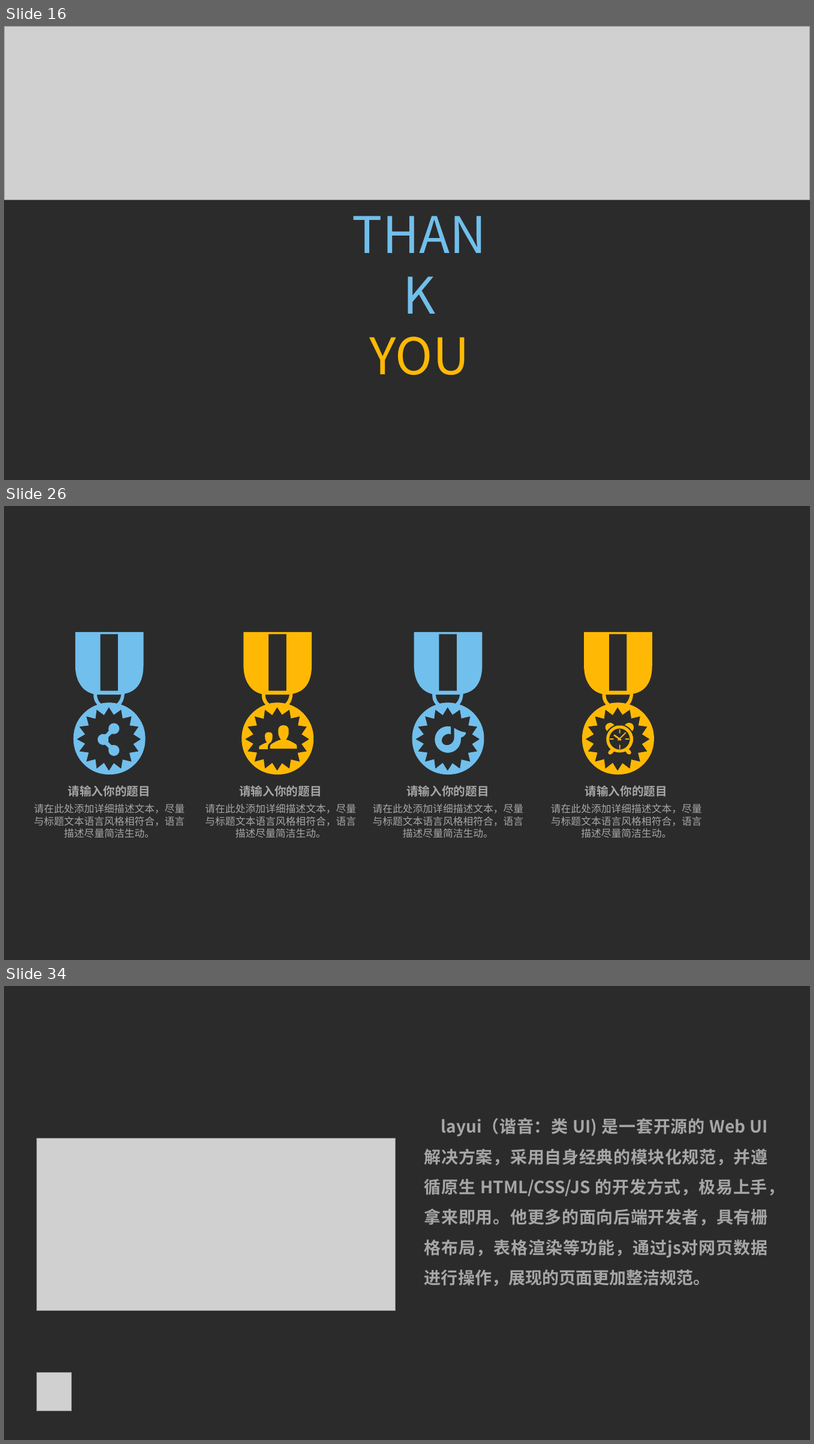
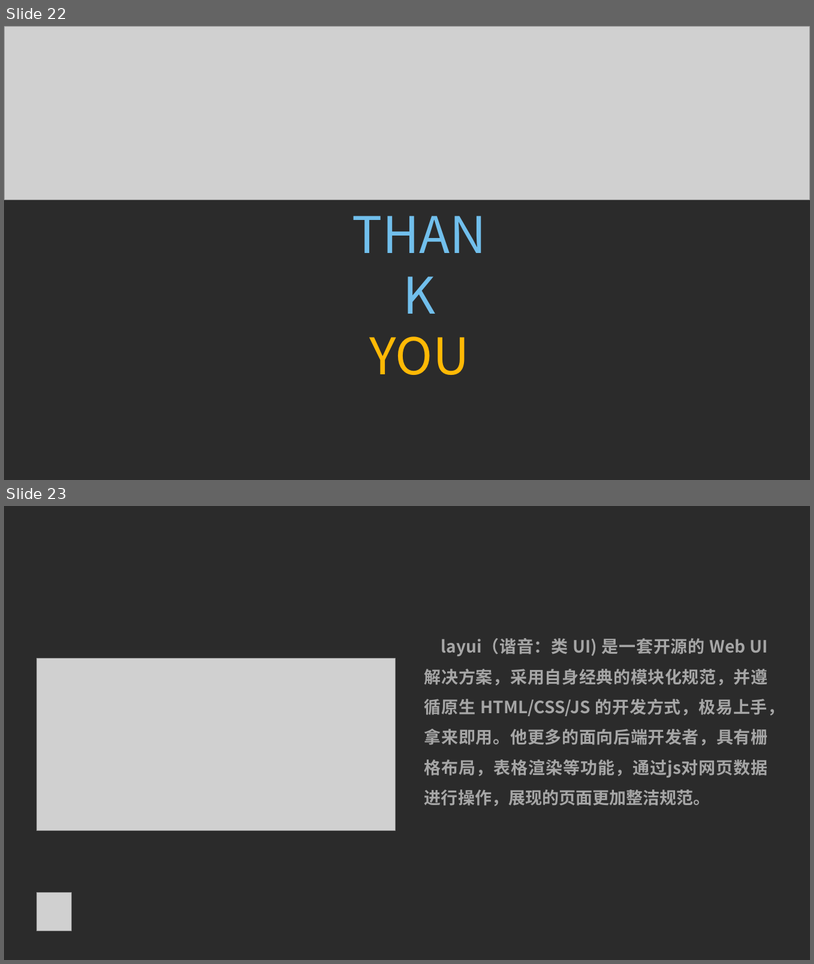
Before and after one commit to HolyShiftt/teach, a slide deck: document/中期答辩.pptx. Shown one above the other, each under a label of ours: slides 16, 26 and 34 before the commit, slides 22 and 23 after it; the slides between them are not shown. The pictures are 814x1444 and 814x964 pixels, drawn with LibreOffice and Linux fonts; fonts in the diff are those of the drawing; grey boxes stand for pictures; background and template pictures are left out; a plain dark background stands for a picture behind light text. Boxes give left, top, right and bottom in pixels: in the first picture for what was removed or moved away, otherwise in the second. Text is boxed around its words. In the diff, an @@ line names an element or a change of style, - is before the commit and + after.

```diff
--- a/document/中期答辩.pptx
+++ b/document/中期答辩.pptx
@@ slide 26 removed at bbox=[4, 506, 810, 960], background picture (left out) @@
@@ freeform shape removed at bbox=[74, 632, 146, 774] @@
@@ freeform shape removed at bbox=[242, 632, 314, 774] @@
@@ freeform shape removed at bbox=[413, 632, 485, 774] @@
@@ freeform shape removed at bbox=[98, 723, 120, 756] @@
@@ freeform shape removed at bbox=[259, 732, 273, 749] @@
@@ freeform shape removed at bbox=[270, 725, 297, 748] @@
@@ freeform shape removed at bbox=[435, 726, 468, 753] @@
@@ group removed at bbox=[582, 632, 654, 774]: 9 freeform shapes @@
@@ text removed at bbox=[68, 785, 150, 796] @@
-请输入你的题目
@@ text removed at bbox=[239, 785, 321, 796] @@
-请输入你的题目
@@ text removed at bbox=[407, 785, 489, 796] @@
-请输入你的题目
@@ text removed at bbox=[585, 785, 668, 796] @@
-请输入你的题目
@@ text removed at bbox=[34, 804, 185, 837] @@
-请在此处添加详细描述文本，尽量与标题文本语言风格相符合，语言描述尽量简洁生动。
@@ text removed at bbox=[205, 804, 356, 838] @@
-请在此处添加详细描述文本，尽量与标题文本语言风格相符合，语言描述尽量简洁生动。
@@ text removed at bbox=[373, 804, 524, 837] @@
-请在此处添加详细描述文本，尽量与标题文本语言风格相符合，语言描述尽量简洁生动。
@@ text removed at bbox=[551, 804, 702, 837] @@
-请在此处添加详细描述文本，尽量与标题文本语言风格相符合，语言描述尽量简洁生动。
@@ what was slide 16 is now slide 22 @@
@@ what was slide 34 is now slide 23 @@
```
Also in this commit, not shown: 7 slides changed, 6 slides added, 16 other slides removed, 3 other files.
